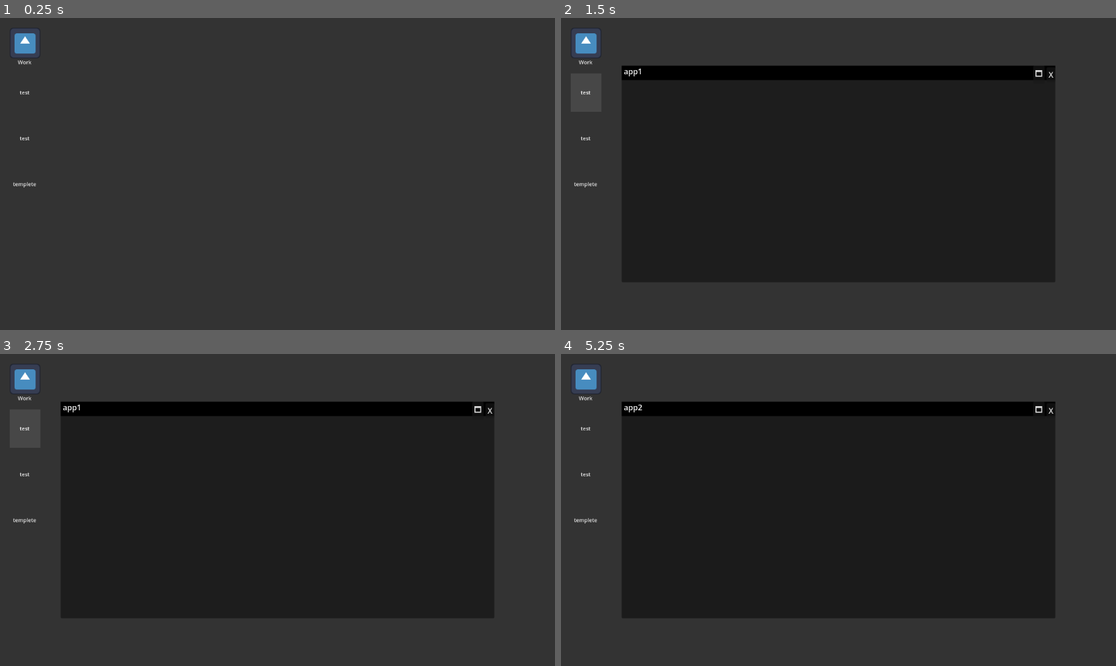
Above: before the commit, frames 1-4 (two rows, left to right).
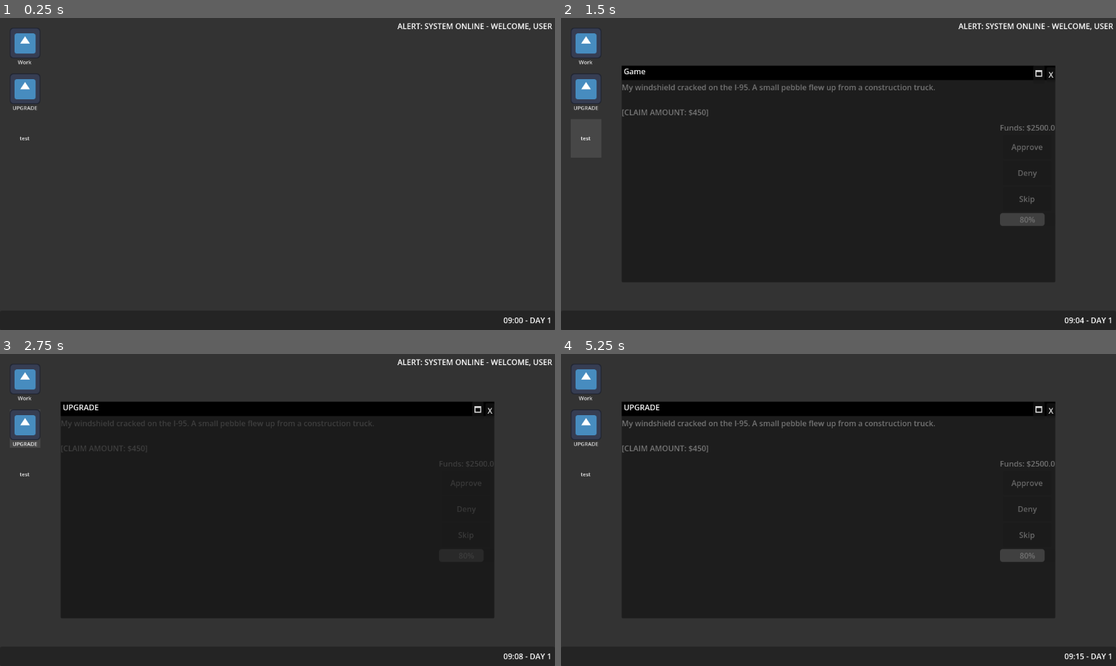
Above: after the commit, the same moments.

Repository: IIL-tester/horror_empolyment
Game: Godot game, scene res://scenes/game.tscn
Two runs of this game, one before a commit and one after it. Both use one fixed random seed, a clock stepped at 60 frames per second and the inputs below. The engine's default icon, where the game draws it, is replaced by a stand-in: a white triangle on a blue panel in a dark square.
Inputs (mouse positions are in pixels of both pictures, inside the frame that each line leads up to):
- Up to frame 1 (0.25 s): no input
- Up to frame 2 (1.5 s): click "Work" at 0.5 s; click "test" at 1.25 s
- Up to frame 3 (2.75 s): click (27, 428) at 2 s, where only the run after the commit has a clickable "UPGRADE"
- Up to frame 4 (5.25 s): click "test" at 2.75 s; click (588, 519) at 3.5 s, where only the run before the commit has a clickable "templete"; click (1027, 481) at 4.25 s, where only the run after the commit has a clickable "Approve"; click "X" at 5 s

The runs differ from the first frame. In frame 1, 0.9% of the frame differs, in the area x 1-100%, y 1-98%; in frame 2, 1.8%; in frame 3, 1.2%; in frame 4, 1.8%.

Commit message:
Fixed walk logic

Diff:
--- a/scenes/game.tscn
+++ b/scenes/game.tscn
@@ -3,6 +3,7 @@
 [ext_resource type="Script" uid="uid://bpu20maoyvki0" path="res://scripts/game.gd" id="1_uwrxv"]
 [ext_resource type="Texture2D" uid="uid://dq2f3t6hv7kj6" path="res://icon.svg" id="2_yqjtg"]
 [ext_resource type="Script" uid="uid://cyqe5o7esvrx5" path="res://scripts/window.gd" id="3_lnu2h"]
+[ext_resource type="Script" uid="uid://sug23bvk2mvf" path="res://scripts/iil_corporations.gd" id="4_lbhrr"]
 
 [node name="game" type="Control" unique_id=1109403509]
 layout_mode = 3
@@ -21,6 +22,51 @@
 grow_horizontal = 2
 grow_vertical = 2
 color = Color(0.2, 0.2, 0.2, 1)
+
+[node name="Alerts" type="MarginContainer" parent="." unique_id=413284033]
+layout_mode = 1
+anchors_preset = 1
+anchor_left = 1.0
+anchor_right = 1.0
+offset_left = -40.0
+offset_bottom = 40.0
+grow_horizontal = 0
+theme_override_constants/margin_top = 5
+theme_override_constants/margin_right = 5
+
+[node name="Alerts" type="Label" parent="Alerts" unique_id=336964338]
+layout_mode = 2
+size_flags_horizontal = 8
+size_flags_vertical = 0
+theme_override_colors/font_color = Color(1, 1, 1, 1)
+
+[node name="task_bar" type="PanelContainer" parent="." unique_id=1345487075]
+custom_minimum_size = Vector2(0, 40)
+layout_mode = 1
+anchors_preset = 12
+anchor_top = 1.0
+anchor_right = 1.0
+anchor_bottom = 1.0
+grow_horizontal = 2
+grow_vertical = 0
+
+[node name="MarginContainer" type="MarginContainer" parent="task_bar" unique_id=938592869]
+layout_mode = 2
+theme_override_constants/margin_right = 7
+
+[node name="time" type="Label" parent="task_bar/MarginContainer" unique_id=246277814]
+layout_mode = 2
+size_flags_horizontal = 8
+text = "12:00"
+
+[node name="HBoxContainer" type="HBoxContainer" parent="task_bar" unique_id=867196220]
+visible = false
+layout_mode = 2
+size_flags_horizontal = 0
+
+[node name="Shutdown" type="Button" parent="task_bar/HBoxContainer" unique_id=1067940316]
+layout_mode = 2
+text = "Shutdown"
 
 [node name="MarginContainer" type="MarginContainer" parent="." unique_id=1492391538]
 layout_mode = 0
@@ -35,15 +81,17 @@
 text = "Work"
 icon = ExtResource("2_yqjtg")
 
-[node name="app1" type="Button" parent="MarginContainer/AppGrid" unique_id=1633595018]
+[node name="UPGRADE" type="Button" parent="MarginContainer/AppGrid" unique_id=1633595018]
+layout_mode = 2
+text = "UPGRADE"
+icon = ExtResource("2_yqjtg")
+
+[node name="Game" type="Button" parent="MarginContainer/AppGrid" unique_id=1535126412]
 layout_mode = 2
 text = "test"
 
-[node name="app2" type="Button" parent="MarginContainer/AppGrid" unique_id=1535126412]
-layout_mode = 2
-text = "test"
-
 [node name="templete" type="Button" parent="MarginContainer/AppGrid" unique_id=1840725682]
+visible = false
 layout_mode = 2
 text = "templete"
 
@@ -63,6 +111,61 @@
 offset_bottom = 549.0
 grow_horizontal = 2
 grow_vertical = 2
+script = ExtResource("4_lbhrr")
+
+[node name="content" type="Control" parent="window/IIL corporations" unique_id=2106165941]
+layout_mode = 2
+
+[node name="main_buttons" type="VBoxContainer" parent="window/IIL corporations/content" unique_id=658405200]
+layout_mode = 1
+anchors_preset = 6
+anchor_left = 1.0
+anchor_top = 0.5
+anchor_right = 1.0
+anchor_bottom = 0.5
+offset_left = -100.0
+offset_top = -79.0
+offset_bottom = 79.0
+grow_horizontal = 0
+grow_vertical = 2
+size_flags_horizontal = 8
+size_flags_vertical = 4
+
+[node name="daily_funds" type="Label" parent="window/IIL corporations/content/main_buttons" unique_id=405515489]
+layout_mode = 2
+
+[node name="approve" type="Button" parent="window/IIL corporations/content/main_buttons" unique_id=154722603]
+custom_minimum_size = Vector2(100, 50)
+layout_mode = 2
+size_flags_horizontal = 4
+size_flags_vertical = 4
+text = "Approve"
+
+[node name="deny" type="Button" parent="window/IIL corporations/content/main_buttons" unique_id=1784101286]
+custom_minimum_size = Vector2(100, 50)
+layout_mode = 2
+size_flags_horizontal = 4
+size_flags_vertical = 4
+text = "Deny"
+
+[node name="skip" type="Button" parent="window/IIL corporations/content/main_buttons" unique_id=134744410]
+custom_minimum_size = Vector2(100, 50)
+layout_mode = 2
+size_flags_horizontal = 4
+text = "Skip"
+
+[node name="happiness_level" type="ProgressBar" parent="window/IIL corporations/content/main_buttons" unique_id=1929512385]
+layout_mode = 2
+
+[node name="Letter" type="Label" parent="window/IIL corporations/content" unique_id=1478714888]
+layout_mode = 1
+anchors_preset = 15
+anchor_right = 1.0
+anchor_bottom = 1.0
+offset_top = 33.0
+offset_right = -106.0
+grow_horizontal = 2
+grow_vertical = 2
 
 [node name="topbar-color" type="ColorRect" parent="window/IIL corporations" unique_id=151039455]
 custom_minimum_size = Vector2(0, 30)
@@ -84,27 +187,80 @@
 layout_mode = 2
 size_flags_horizontal = 4
 size_flags_vertical = 1
+text = "work"
+
+[node name="edge buttons" type="HBoxContainer" parent="window/IIL corporations/top bar" unique_id=1164781726]
+custom_minimum_size = Vector2(0, 30)
+layout_direction = 3
+layout_mode = 2
+size_flags_horizontal = 3
+
+[node name="Exit button" type="Button" parent="window/IIL corporations/top bar/edge buttons" unique_id=828035269]
+layout_mode = 2
+size_flags_horizontal = 8
+size_flags_vertical = 4
+text = "X"
+
+[node name="resize button" type="Button" parent="window/IIL corporations/top bar/edge buttons" unique_id=415086940]
+layout_mode = 2
+size_flags_horizontal = 8
+size_flags_vertical = 4
+text = "🗖"
+
+[node name="UPGRADE" type="PanelContainer" parent="window" unique_id=865254750]
+custom_minimum_size = Vector2(900, 450)
+anchors_preset = 8
+anchor_left = 0.5
+anchor_top = 0.5
+anchor_right = 0.5
+anchor_bottom = 0.5
+offset_left = 126.0
+offset_top = 99.0
+offset_right = 1026.0
+offset_bottom = 549.0
+grow_horizontal = 2
+grow_vertical = 2
+
+[node name="topbar-color" type="ColorRect" parent="window/UPGRADE" unique_id=22239830]
+custom_minimum_size = Vector2(0, 30)
+layout_mode = 2
+size_flags_horizontal = 3
+size_flags_vertical = 0
+color = Color(0, 0, 0, 1)
+
+[node name="top bar" type="HBoxContainer" parent="window/UPGRADE" unique_id=301965568]
+layout_mode = 2
+size_flags_vertical = 0
+
+[node name="top bar" type="VBoxContainer" parent="window/UPGRADE/top bar" unique_id=288230624]
+layout_direction = 2
+layout_mode = 2
+size_flags_vertical = 0
+
+[node name="window_name" type="Label" parent="window/UPGRADE/top bar/top bar" unique_id=1239510200]
+layout_mode = 2
+size_flags_horizontal = 4
+size_flags_vertical = 1
 text = "Browser"
 
-[node name="edge buttons" type="HBoxContainer" parent="window/IIL corporations/top bar" unique_id=1164781726]
-custom_minimum_size = Vector2(0, 30)
+[node name="edge buttons" type="HBoxContainer" parent="window/UPGRADE/top bar" unique_id=2137954169]
 layout_direction = 3
 layout_mode = 2
 size_flags_horizontal = 3
 
-[node name="Exit button" type="Button" parent="window/IIL corporations/top bar/edge buttons" unique_id=828035269]
+[node name="Exit button" type="Button" parent="window/UPGRADE/top bar/edge buttons" unique_id=450432228]
 layout_mode = 2
 size_flags_horizontal = 8
 size_flags_vertical = 4
 text = "X"
 
-[node name="resize button" type="Button" parent="window/IIL corporations/top bar/edge buttons" unique_id=415086940]
+[node name="resize button" type="Button" parent="window/UPGRADE/top bar/edge buttons" unique_id=1026516482]
 layout_mode = 2
 size_flags_horizontal = 8
 size_flags_vertical = 4
 text = "🗖"
 
-[node name="app1" type="PanelContainer" parent="window" unique_id=865254750]
+[node name="Game" type="PanelContainer" parent="window" unique_id=564195956]
 visible = false
 custom_minimum_size = Vector2(900, 450)
 anchors_preset = 8
@@ -119,94 +275,40 @@
 grow_horizontal = 2
 grow_vertical = 2
 
-[node name="topbar-color" type="ColorRect" parent="window/app1" unique_id=22239830]
+[node name="topbar-color" type="ColorRect" parent="window/Game" unique_id=1300596791]
 custom_minimum_size = Vector2(0, 30)
 layout_mode = 2
 size_flags_horizontal = 3
 size_flags_vertical = 0
 color = Color(0, 0, 0, 1)
 
-[node name="top bar" type="HBoxContainer" parent="window/app1" unique_id=301965568]
-layout_mode = 2
-size_flags_vertical = 0
-
-[node name="top bar" type="VBoxContainer" parent="window/app1/top bar" unique_id=288230624]
+[node name="top bar" type="HBoxContainer" parent="window/Game" unique_id=69937787]
+layout_mode = 2
+size_flags_vertical = 0
+
+[node name="top bar" type="VBoxContainer" parent="window/Game/top bar" unique_id=95954820]
 layout_direction = 2
 layout_mode = 2
 size_flags_vertical = 0
 
-[node name="window_name" type="Label" parent="window/app1/top bar/top bar" unique_id=1239510200]
+[node name="window_name" type="Label" parent="window/Game/top bar/top bar" unique_id=1496631964]
 layout_mode = 2
 size_flags_horizontal = 4
 size_flags_vertical = 1
 text = "Browser"
 
-[node name="edge buttons" type="HBoxContainer" parent="window/app1/top bar" unique_id=2137954169]
+[node name="edge buttons" type="HBoxContainer" parent="window/Game/top bar" unique_id=164004776]
 layout_direction = 3
 layout_mode = 2
 size_flags_horizontal = 3
 
-[node name="Exit button" type="Button" parent="window/app1/top bar/edge buttons" unique_id=450432228]
+[node name="Exit button" type="Button" parent="window/Game/top bar/edge buttons" unique_id=467820404]
 layout_mode = 2
 size_flags_horizontal = 8
 size_flags_vertical = 4
 text = "X"
 
-[node name="resize button" type="Button" parent="window/app1/top bar/edge buttons" unique_id=1026516482]
-layout_mode = 2
-size_flags_horizontal = 8
-size_flags_vertical = 4
-text = "🗖"
-
-[node name="app2" type="PanelContainer" parent="window" unique_id=564195956]
-visible = false
-custom_minimum_size = Vector2(900, 450)
-anchors_preset = 8
-anchor_left = 0.5
-anchor_top = 0.5
-anchor_right = 0.5
-anchor_bottom = 0.5
-offset_left = 126.0
-offset_top = 99.0
-offset_right = 1026.0
-offset_bottom = 549.0
-grow_horizontal = 2
-grow_vertical = 2
-
-[node name="topbar-color" type="ColorRect" parent="window/app2" unique_id=1300596791]
-custom_minimum_size = Vector2(0, 30)
-layout_mode = 2
-size_flags_horizontal = 3
-size_flags_vertical = 0
-color = Color(0, 0, 0, 1)
-
-[node name="top bar" type="HBoxContainer" parent="window/app2" unique_id=69937787]
-layout_mode = 2
-size_flags_vertical = 0
-
-[node name="top bar" type="VBoxContainer" parent="window/app2/top bar" unique_id=95954820]
-layout_direction = 2
-layout_mode = 2
-size_flags_vertical = 0
-
-[node name="window_name" type="Label" parent="window/app2/top bar/top bar" unique_id=1496631964]
-layout_mode = 2
-size_flags_horizontal = 4
-size_flags_vertical = 1
-text = "Browser"
-
-[node name="edge buttons" type="HBoxContainer" parent="window/app2/top bar" unique_id=164004776]
-layout_direction = 3
-layout_mode = 2
-size_flags_horizontal = 3
-
-[node name="Exit button" type="Button" parent="window/app2/top bar/edge buttons" unique_id=467820404]
-layout_mode = 2
-size_flags_horizontal = 8
-size_flags_vertical = 4
-text = "X"
-
-[node name="resize button" type="Button" parent="window/app2/top bar/edge buttons" unique_id=315656553]
+[node name="resize button" type="Button" parent="window/Game/top bar/edge buttons" unique_id=315656553]
 layout_mode = 2
 size_flags_horizontal = 8
 size_flags_vertical = 4
@@ -266,9 +368,20 @@
 size_flags_vertical = 4
 text = "🗖"
 
-[node name="Label" type="Label" parent="window/templete" unique_id=501387380]
-layout_mode = 2
+[node name="content" type="Control" parent="window/templete" unique_id=76396333]
+layout_mode = 2
+
+[node name="Label" type="Label" parent="window/templete/content" unique_id=501387380]
+layout_mode = 0
+offset_left = 380.0
+offset_top = 213.0
+offset_right = 519.0
+offset_bottom = 236.0
 size_flags_horizontal = 4
 theme_override_colors/font_color = Color(1, 1, 1, 1)
 text = "Add Content Here"
 horizontal_alignment = 1
+
+[connection signal="pressed" from="window/IIL corporations/content/main_buttons/approve" to="window/IIL corporations" method="_on_approve_pressed"]
+[connection signal="pressed" from="window/IIL corporations/content/main_buttons/deny" to="window/IIL corporations" method="_on_deny_pressed"]
+[connection signal="pressed" from="window/IIL corporations/content/main_buttons/skip" to="window/IIL corporations" method="_on_skip_pressed"]
--- a/scripts/game.gd
+++ b/scripts/game.gd
@@ -1,34 +1,106 @@
 extends Control
 
+@onready var alerts: Label = $Alerts/Alerts
+@onready var time_label: Label = $task_bar/MarginContainer/time
 @onready var background: ColorRect = $background
 @onready var margin_container: MarginContainer = $MarginContainer
 @onready var app_grid: GridContainer = $MarginContainer/AppGrid
-# --- NEW: Reference to your windows folder ---
 @onready var windows_folder: Node2D = $window
+
+# --- Time Variables ---
+var current_day: int = 1
+var hour: int = 9
+var minute: int = 0
+var time_accumulator: float = 0.0
+
+var normal_speed: float = 3.0
+var fast_speed: float = 10.0
+var current_time_speed: float = normal_speed
+var is_fast_forwarding: bool = false
 
 const PADDING = 20
 const ICON_SPACING = 15
 const ICON_SIZE = Vector2(64, 80)
 
 func _ready() -> void:
-	# Hide all windows at start
+	alerts.text = ""
 	for window in windows_folder.get_children():
 		window.hide()
+	setup_desktop_environment()
+	update_time_display()
+	show_alert("SYSTEM ONLINE - WELCOME, USER")
 
-	setup_desktop_environment()
+func _process(delta: float) -> void:
+	_handle_clock(delta)
 
+func _handle_clock(delta: float) -> void:
+	time_accumulator += delta * current_time_speed
+
+	# FIX: Use a WHILE loop to process all minutes accumulated in one frame
+	while time_accumulator >= 1.0:
+		time_accumulator -= 1.0
+		minute += 1
+
+		if minute >= 60:
+			minute = 0
+			hour += 1
+
+			# Check for Midnight during Fast Forward
+			if is_fast_forwarding and hour >= 24:
+				_finalize_new_day()
+				return # Exit the loop immediately
+
+			if hour >= 24:
+				hour = 0
+
+	update_time_display()
+
+func update_time_display() -> void:
+	var time_string = "%02d:%02d" % [hour, minute]
+	var day_string = " - DAY " + str(current_day)
+	time_label.text = time_string + day_string
+
+func show_alert(message: String, duration: float = 4.0) -> void:
+	alerts.text = "ALERT: " + message
+	await get_tree().create_timer(duration).timeout
+	if alerts.text == "ALERT: " + message:
+		alerts.text = ""
+
+func trigger_time_skip() -> void:
+	is_fast_forwarding = true
+	current_time_speed = fast_speed
+	show_alert("SHIFT COMPLETE - SYNCHRONIZING...")
+
+func _finalize_new_day() -> void:
+	is_fast_forwarding = false
+	current_time_speed = normal_speed
+	hour = 9
+	minute = 0
+	current_day += 1
+	update_time_display()
+
+	show_alert("NEW SHIFT READY - DAY " + str(current_day))
+
+	# Recursively find the work app reset function in all children
+	_find_and_reset_work_apps(windows_folder)
+
+# Better way to ensure the reset call finds the script
+func _find_and_reset_work_apps(node: Node):
+	if node.has_method("reset_for_new_shift"):
+		node.reset_for_new_shift()
+	for child in node.get_children():
+		_find_and_reset_work_apps(child)
+
+# --- Desktop Layout (Untouched) ---
 func setup_desktop_environment() -> void:
 	margin_container.add_theme_constant_override("margin_top", PADDING)
 	margin_container.add_theme_constant_override("margin_left", PADDING)
 	margin_container.add_theme_constant_override("margin_bottom", PADDING)
 	margin_container.add_theme_constant_override("margin_right", PADDING)
-
 	app_grid.add_theme_constant_override("h_separation", ICON_SPACING)
 	app_grid.add_theme_constant_override("v_separation", ICON_SPACING)
-
 	for child in app_grid.get_children():
-		if child is Button:
-			style_as_retro_app(child)
+		if child is Button: style_as_retro_app(child)
 
 func style_as_retro_app(app: Button) -> void:
 	app.custom_minimum_size = ICON_SIZE
@@ -39,33 +111,21 @@
 	app.text_overrun_behavior = TextServer.OVERRUN_TRIM_ELLIPSIS
 	app.autowrap_mode = TextServer.AUTOWRAP_WORD_SMART
 	app.add_theme_font_size_override("font_size", 11)
-
-	# Styles (simplified for brevity)
 	var hover_style = StyleBoxFlat.new()
 	hover_style.bg_color = Color(1, 1, 1, 0.1)
-
 	var pressed_style = StyleBoxFlat.new()
 	pressed_style.bg_color = Color(0.2, 0.5, 1.0, 0.4)
-
 	app.add_theme_stylebox_override("normal", StyleBoxEmpty.new())
 	app.add_theme_stylebox_override("hover", hover_style)
 	app.add_theme_stylebox_override("pressed", pressed_style)
 	app.add_theme_stylebox_override("focus", pressed_style)
-
 	if not app.pressed.is_connected(_on_app_pressed):
 		app.pressed.connect(_on_app_pressed.bind(app.name))
 
 func _on_app_pressed(app_name: String) -> void:
 	var target_window = windows_folder.get_node_or_null(app_name)
-
 	if target_window:
 		if not target_window.visible:
-			# Window was closed, so open it
 			target_window.show()
-			# Center it on screen initially if you want
 			target_window.global_position = get_viewport_rect().size / 2 - target_window.size / 2
-
-		# Always bring to front and "focus" it
 		windows_folder.move_child(target_window, -1)
-	else:
-		print("No window asset found for: ", app_name)
--- /dev/null
+++ b/scripts/iil_corporations.gd
@@ -0,0 +1,132 @@
+extends PanelContainer
+
+@onready var daily_funds_label: Label = $content/main_buttons/daily_funds
+@onready var approve: Button = $content/main_buttons/approve
+@onready var deny: Button = $content/main_buttons/deny
+@onready var skip: Button = $content/main_buttons/skip
+@onready var happiness_level: ProgressBar = $content/main_buttons/happiness_level
+@onready var letter_label: Label = $content/Letter
+
+var starting_funds: float = 2500.0
+var conversion_rate: float = 10.0
+var current_funds: float = 0.0
+var current_happiness: float = 80.0
+var drain_speed: float = 0.33
+var inactivity_limit: float = 5.0
+var time_since_last_action: float = 0.0
+var processing_active: bool = false
+var shift_complete: bool = false
+
+var letters: Array = [
+	{"text": "My windshield cracked on the I-95. A small pebble flew up from a construction truck.", "cost": 450, "impact": 5},
+	{"text": "My basement flooded. There are things swimming in the dark. They have human fingers.", "cost": 1200, "impact": 15},
+	{"text": "The claim is for my husband. He didn't die, he just... thinned out. He's under the rug now.", "cost": 5000, "impact": 20},
+	{"text": "Requesting a refund for a spoiled gallon of milk. It expired two days before the date.", "cost": 4, "impact": 5},
+	{"text": "Reimbursement for 40lbs of industrial salt. The circles must stay unbroken.", "cost": 80, "impact": 10},
+	{"text": "I can't stop seeing the face in the static of my TV. Does the policy cover 'Cognitive Contamination'?", "cost": 300, "impact": 12},
+	{"text": "A tree branch fell on my roof during the storm. No structural damage, just shingles.", "cost": 600, "impact": 8},
+	{"text": "My house has grown a new room overnight. There is no door, but I can hear scratching from inside.", "cost": 4500, "impact": 25},
+	{"text": "Claiming for a lost suitcase during my flight to Denver. It contained mostly socks.", "cost": 150, "impact": 5}
+]
+var current_letter_index: int = 0
+
+func _ready() -> void:
+	reset_for_new_shift()
+
+func reset_for_new_shift() -> void:
+	current_funds = starting_funds
+	current_happiness = 80.0
+	current_letter_index = 0
+	shift_complete = false
+	processing_active = false
+	time_since_last_action = 0.0
+	approve.show(); deny.show(); skip.show()
+	approve.disabled = false; deny.disabled = false; skip.disabled = false
+	set_process(true)
+	update_ui()
+
+func _process(delta: float) -> void:
+	if current_letter_index < letters.size() and not processing_active and not shift_complete:
+		time_since_last_action += delta
+		if time_since_last_action >= inactivity_limit:
+			current_happiness -= drain_speed * delta
+			current_happiness = clamp(current_happiness, 0, 100)
+			happiness_level.value = current_happiness
+
+		if current_happiness <= 0: _trigger_game_over()
+
+func update_ui() -> void:
+	daily_funds_label.text = "Funds: $" + str(snapped(current_funds, 0.01))
+	happiness_level.value = current_happiness
+	if current_letter_index < letters.size():
+		var l = letters[current_letter_index]
+		letter_label.text = l["text"] + "\n\n[CLAIM AMOUNT: $" + str(l["cost"]) + "]"
+	else:
+		_end_shift()
+
+func process_decision(choice: String) -> void:
+	if current_letter_index >= letters.size() or processing_active or shift_complete: return
+	var l = letters[current_letter_index]
+
+	if choice == "approve" and current_funds < l["cost"]:
+		letter_label.text = "ERROR: INSUFFICIENT FUNDS."
+		return
+
+	processing_active = true
+	approve.disabled = true; deny.disabled = true; skip.disabled = true
+	letter_label.text = "UPLOADING TO CENTRAL... PLEASE WAIT."
+	await get_tree().create_timer(randf_range(1.0, 2.0)).timeout
+
+	match choice:
+		"approve":
+			current_happiness += l["impact"]
+			current_funds -= l["cost"]
+		"deny":
+			current_happiness -= (l["impact"] * 0.5)
+		"skip":
+			current_happiness -= 10.0
+
+	current_letter_index += 1
+	processing_active = false
+	approve.disabled = false; deny.disabled = false; skip.disabled = false
+	update_ui()
+
+func _end_shift() -> void:
+	shift_complete = true
+	set_process(false)
+
+	var paycheck = int(floor(current_happiness * conversion_rate))
+	approve.hide(); deny.hide(); skip.hide()
+
+	# IMPROVED FINDER: Search for the node that actually has the trigger_time_skip method
+	var desktop = null
+
+	# Try the Scene Tree Root first
+	desktop = get_tree().root.find_child("game", true, false)
+
+	# If that fails, look for the parent of the window folder (usually the Desktop)
+	if not desktop or not desktop.has_method("trigger_time_skip"):
+		var node = self
+		while node != null:
+			if node.has_method("trigger_time_skip"):
+				desktop = node
+				break
+			node = node.get_parent()
+
+	if desktop:
+		desktop.trigger_time_skip()
+		print("Desktop found! Fast-forwarding...")
+	else:
+		print("CRITICAL ERROR: Desktop node not found!")
+
+	letter_label.text = "SHIFT COMPLETE.\nPaycheck: $" + str(paycheck) + "\n\nWAITING FOR NEXT DAY..."
+
+func _trigger_game_over() -> void:
+	set_process(false)
+	shift_complete = true
+	letter_label.text = "TERMINATED. ACCESS REVOKED."
+	approve.hide(); deny.hide(); skip.hide()
+
+func _on_approve_pressed(): process_decision("approve")
+func _on_deny_pressed(): process_decision("deny")
+func _on_skip_pressed(): process_decision("skip")
--- a/scripts/window.gd
+++ b/scripts/window.gd
@@ -96,14 +96,14 @@
 			get_viewport().set_input_as_handled()
 			return
 
-func _is_mouse_over_button(window: Control, mouse_pos: Vector2) -> bool:
-	var exit_btn = window.find_child("Exit button", true, false)
-	var max_btn = window.find_child("resize button", true, false)
-
-	# Check both buttons. If mouse is over either, we shouldn't start a window drag.
-	if exit_btn and exit_btn.get_global_rect().has_point(mouse_pos):
-		return true
-	if max_btn and max_btn.get_global_rect().has_point(mouse_pos):
+func _is_mouse_over_button(node: Node, mouse_pos: Vector2) -> bool:
+	# If this specific node is a button and the mouse is over it, return true
+	if node is Button and node.get_global_rect().has_point(mouse_pos):
 		return true
 
+	# Recursively check all children (like the buttons inside your PanelContainer)
+	for child in node.get_children():
+		if _is_mouse_over_button(child, mouse_pos):
+			return true
+
 	return false
Not shown, added: scripts/iil_corporations.gd.uid
